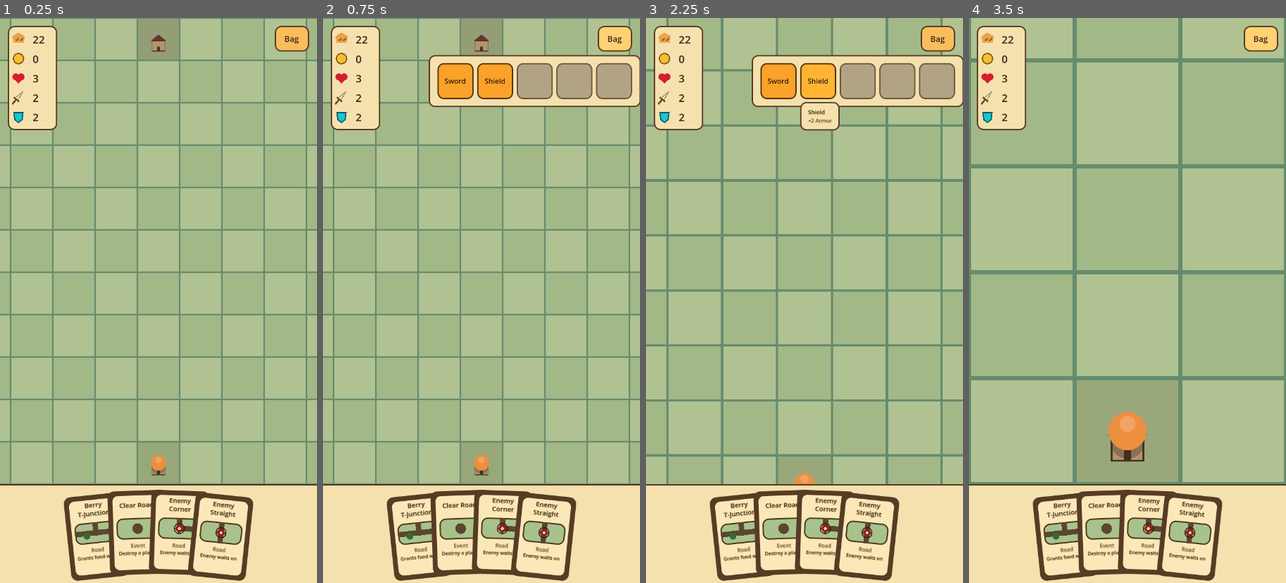
Above: before the commit, frames 1-4 (left to right).
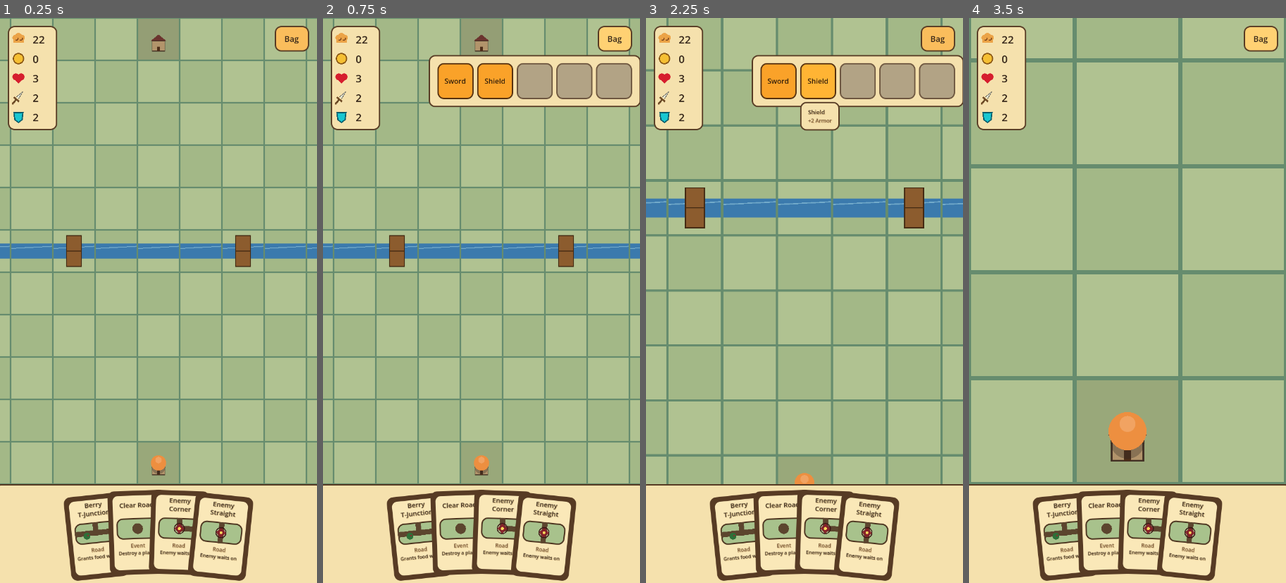
Above: after the commit, the same moments.

Repository: Reicher/The-Road-North
Game: Godot game, scene res://levels/level_002.tscn
The game is run twice, just before and just after one commit, with the same random seed, the same clock (stepped at 60 frames per second) and the same inputs. This scene is started directly instead of the project's main scene.
Inputs:
- Up to frame 1 (0.25 s): no input
- Up to frame 2 (0.75 s): click "Bag" at 0.5 s
- Up to frame 3 (2.25 s): click "Sword" at 1.25 s; click "Shield" at 2 s
- Up to frame 4 (3.5 s): click "Bag" at 2.75 s

The runs differ from the first frame. In frame 1, 2.9% of the frame differs, in the area x 0-100%, y 38-45%; in frame 2, 2.9%; in frame 3, 3.8%, in the area x 0-100%, y 30-38%; in frame 4, nothing differs.

Commit message:
Add fixed map features and shrink level 001

Diff:
--- a/levels/level_001.tscn
+++ b/levels/level_001.tscn
@@ -5,8 +5,12 @@
 [node name="Level" instance=ExtResource("1_f3kdo")]
 
 [node name="Map" parent="." index="0"]
-playable_width = 9
-playable_height = 9
+playable_width = 5
+playable_height = 5
+fixed_features = [{
+"position": Vector2i(2, 2),
+"type": "mountain"
+}]
 
 [node name="Roads" parent="." index="1"]
 seed_start_and_goal = true
--- a/levels/level_002.tscn
+++ b/levels/level_002.tscn
@@ -7,6 +7,40 @@
 [node name="Map" parent="." index="0"]
 playable_width = 11
 playable_height = 11
+fixed_features = [{
+"position": Vector2i(0, 5),
+"type": "river"
+}, {
+"position": Vector2i(1, 5),
+"type": "river"
+}, {
+"position": Vector2i(2, 5),
+"type": "river"
+}, {
+"position": Vector2i(3, 5),
+"type": "bridge"
+}, {
+"position": Vector2i(4, 5),
+"type": "river"
+}, {
+"position": Vector2i(5, 5),
+"type": "river"
+}, {
+"position": Vector2i(6, 5),
+"type": "river"
+}, {
+"position": Vector2i(7, 5),
+"type": "bridge"
+}, {
+"position": Vector2i(8, 5),
+"type": "river"
+}, {
+"position": Vector2i(9, 5),
+"type": "river"
+}, {
+"position": Vector2i(10, 5),
+"type": "river"
+}]
 
 [node name="Roads" parent="." index="1"]
 seed_start_and_goal = true
--- a/scripts/map.gd
+++ b/scripts/map.gd
@@ -21,15 +21,20 @@
 const ENCOUNTER_BERRY_BUSH := "berry_bush"
 const ENCOUNTER_RUINS := "ruins"
 const ENCOUNTER_CACHE := "cache"
+const FEATURE_MOUNTAIN := "mountain"
+const FEATURE_RIVER := "river"
+const FEATURE_BRIDGE := "bridge"
 
 @export_range(1, 64, 1) var playable_width := 9:
 	set(value):
 		playable_width = value
+		_rebuild_fixed_feature_lookup()
 		queue_redraw()
 
 @export_range(1, 64, 1) var playable_height := 9:
 	set(value):
 		playable_height = value
+		_rebuild_fixed_feature_lookup()
 		queue_redraw()
 
 @export_range(16.0, 256.0, 1.0) var tile_size := 96.0:
@@ -37,11 +42,19 @@
 		tile_size = value
 		queue_redraw()
 
+@export var fixed_features: Array[Dictionary] = []:
+	set(value):
+		fixed_features = value
+		_rebuild_fixed_feature_lookup()
+		queue_redraw()
+
 var tiles: Dictionary = {}
+var _fixed_features_by_position: Dictionary = {}
 
 
 func _ready() -> void:
 	set_process_unhandled_input(true)
+	_rebuild_fixed_feature_lookup()
 	queue_redraw()
 
 
@@ -58,6 +71,9 @@
 				tint = Color(0.64, 0.72, 0.53)
 			draw_rect(tile_rect, tint, true)
 
+	for feature in fixed_features:
+		_draw_fixed_feature(feature)
+
 
 func _unhandled_input(event: InputEvent) -> void:
 	if event is InputEventMouseButton and event.button_index == MOUSE_BUTTON_LEFT and event.pressed:
@@ -85,6 +101,20 @@
 
 func clear_tile(grid_position: Vector2i) -> void:
 	tiles.erase(grid_position)
+
+
+func get_fixed_feature(grid_position: Vector2i) -> Dictionary:
+	var feature: Variant = _fixed_features_by_position.get(grid_position, {})
+	if feature is Dictionary:
+		return feature
+	return {}
+
+
+func can_build_on_fixed_feature(grid_position: Vector2i) -> bool:
+	var feature := get_fixed_feature(grid_position)
+	if feature.is_empty():
+		return true
+	return str(feature.get("type", "")) == FEATURE_BRIDGE
 
 
 func get_encounter(grid_position: Vector2i) -> Dictionary:
@@ -121,6 +151,8 @@
 		return false
 	if tiles.has(grid_position):
 		return false
+	if not can_build_on_fixed_feature(grid_position):
+		return false
 
 	for direction_name in DIRECTIONS:
 		var direction: Vector2i = DIRECTIONS.get(direction_name, Vector2i.ZERO) as Vector2i
@@ -132,6 +164,9 @@
 
 		if not is_inside_playable_area(neighbor_position):
 			continue
+
+		if opens_to_neighbor and not can_build_on_fixed_feature(neighbor_position):
+			return false
 
 		var neighbor_tile: Variant = get_tile(neighbor_position)
 		if neighbor_tile == null:
@@ -224,3 +259,72 @@
 		var connections: Dictionary = tile_data.get("connections", tile_data)
 		return connections.get(direction_name, false) == true
 	return false
+
+
+func _rebuild_fixed_feature_lookup() -> void:
+	_fixed_features_by_position.clear()
+	for feature in fixed_features:
+		var grid_position: Vector2i = feature.get("position", Vector2i(-1, -1))
+		if is_inside_playable_area(grid_position):
+			_fixed_features_by_position[grid_position] = feature
+
+
+func _draw_fixed_feature(feature: Dictionary) -> void:
+	var grid_position: Vector2i = feature.get("position", Vector2i(-1, -1))
+	if not is_inside_playable_area(grid_position):
+		return
+
+	var feature_type := str(feature.get("type", ""))
+	var tile_rect := Rect2(grid_to_world(grid_position) - Vector2.ONE * tile_size * 0.5, Vector2.ONE * tile_size).grow(-2.0)
+	if feature_type == FEATURE_MOUNTAIN:
+		_draw_mountain_feature(tile_rect)
+	elif feature_type == FEATURE_RIVER:
+		_draw_river_feature(tile_rect, int(feature.get("rotation_steps", 0)))
+	elif feature_type == FEATURE_BRIDGE:
+		_draw_river_feature(tile_rect, int(feature.get("rotation_steps", 0)))
+		_draw_bridge_feature(tile_rect, int(feature.get("rotation_steps", 0)))
+
+
+func _draw_mountain_feature(tile_rect: Rect2) -> void:
+	var base_y := tile_rect.position.y + tile_rect.size.y * 0.78
+	var peak := Vector2(tile_rect.get_center().x, tile_rect.position.y + tile_rect.size.y * 0.16)
+	var left := Vector2(tile_rect.position.x + tile_rect.size.x * 0.14, base_y)
+	var right := Vector2(tile_rect.end.x - tile_rect.size.x * 0.12, base_y)
+	draw_colored_polygon(PackedVector2Array([left, peak, right]), Color(0.42, 0.43, 0.39))
+	draw_colored_polygon(PackedVector2Array([
+		peak,
+		Vector2(tile_rect.get_center().x - tile_rect.size.x * 0.10, tile_rect.position.y + tile_rect.size.y * 0.38),
+		Vector2(tile_rect.get_center().x + tile_rect.size.x * 0.10, tile_rect.position.y + tile_rect.size.y * 0.38),
+	]), Color(0.82, 0.84, 0.78))
+	draw_line(left, peak, Color(0.25, 0.26, 0.24), 2.0)
+	draw_line(peak, right, Color(0.25, 0.26, 0.24), 2.0)
+
+
+func _draw_river_feature(tile_rect: Rect2, rotation_steps: int) -> void:
+	var horizontal := posmod(rotation_steps, 2) == 0
+	var water_color := Color(0.23, 0.48, 0.68)
+	var light_color := Color(0.52, 0.73, 0.83, 0.75)
+	if horizontal:
+		var river_rect := Rect2(Vector2(tile_rect.position.x, tile_rect.get_center().y - tile_rect.size.y * 0.18), Vector2(tile_rect.size.x, tile_rect.size.y * 0.36))
+		draw_rect(river_rect, water_color, true)
+		draw_line(river_rect.position + Vector2(0.0, river_rect.size.y * 0.32), river_rect.position + Vector2(river_rect.size.x, river_rect.size.y * 0.18), light_color, 2.0)
+	else:
+		var river_rect := Rect2(Vector2(tile_rect.get_center().x - tile_rect.size.x * 0.18, tile_rect.position.y), Vector2(tile_rect.size.x * 0.36, tile_rect.size.y))
+		draw_rect(river_rect, water_color, true)
+		draw_line(river_rect.position + Vector2(river_rect.size.x * 0.30, 0.0), river_rect.position + Vector2(river_rect.size.x * 0.18, river_rect.size.y), light_color, 2.0)
+
+
+func _draw_bridge_feature(tile_rect: Rect2, rotation_steps: int) -> void:
+	var horizontal_river := posmod(rotation_steps, 2) == 0
+	var plank_color := Color(0.55, 0.36, 0.18)
+	var edge_color := Color(0.27, 0.17, 0.08)
+	if horizontal_river:
+		var bridge_rect := Rect2(Vector2(tile_rect.get_center().x - tile_rect.size.x * 0.18, tile_rect.position.y + tile_rect.size.y * 0.12), Vector2(tile_rect.size.x * 0.36, tile_rect.size.y * 0.76))
+		draw_rect(bridge_rect, plank_color, true)
+		draw_rect(bridge_rect, edge_color, false, 2.0)
+		draw_line(Vector2(bridge_rect.position.x, bridge_rect.get_center().y), Vector2(bridge_rect.end.x, bridge_rect.get_center().y), edge_color, 1.5)
+	else:
+		var bridge_rect := Rect2(Vector2(tile_rect.position.x + tile_rect.size.x * 0.12, tile_rect.get_center().y - tile_rect.size.y * 0.18), Vector2(tile_rect.size.x * 0.76, tile_rect.size.y * 0.36))
+		draw_rect(bridge_rect, plank_color, true)
+		draw_rect(bridge_rect, edge_color, false, 2.0)
+		draw_line(Vector2(bridge_rect.get_center().x, bridge_rect.position.y), Vector2(bridge_rect.get_center().x, bridge_rect.end.y), edge_color, 1.5)
--- a/tests/test_level_progression.gd
+++ b/tests/test_level_progression.gd
@@ -17,7 +17,7 @@
 	var first_player := first_level.get_node("Player") as GamePlayer
 	var first_screen := first_level.get_node("UI/GameOver") as GameOverUI
 	var first_hand := first_level.get_node("UI/Hand") as HandUI
-	_assert(first_map.playable_width == 9 and first_map.playable_height == 9, "Expected the game to start on the 9x9 level")
+	_assert(first_map.playable_width == 5 and first_map.playable_height == 5, "Expected the game to start on the 5x5 level")
 
 	first_player.grid_position = first_map.get_goal_position()
 	_assert(first_player.call("_check_run_won"), "Expected reaching the first goal to complete the level")
@@ -61,7 +61,7 @@
 	await process_frame
 
 	var restarted_map := main.get_node("Level/Map") as GameMap
-	_assert(restarted_map.playable_width == 9 and restarted_map.playable_height == 9, "Expected Restart game to return to the first level")
+	_assert(restarted_map.playable_width == 5 and restarted_map.playable_height == 5, "Expected Restart game to return to the first level")
 
 	quit()
 
--- a/tests/test_level_scene.gd
+++ b/tests/test_level_scene.gd
@@ -31,7 +31,10 @@
 	_assert(inventory != null, "Expected level scene to include InventoryUI")
 	_assert(inventory.get_index() > loot.get_index(), "Expected inventory to sit above loot for backpack interaction")
 	_assert(player.loot_ui_path == NodePath("../UI/Loot"), "Expected player to connect to LootUI")
-	_assert(map.playable_width == 9 and map.playable_height == 9, "Expected level 001 to configure a 9x9 map")
+	_assert(map.playable_width == 5 and map.playable_height == 5, "Expected level 001 to configure a 5x5 map")
+	_assert(map.fixed_features.size() == 1, "Expected level 001 to include one fixed mountain feature")
+	_assert(map.get_fixed_feature(Vector2i(2, 2))["type"] == GameMap.FEATURE_MOUNTAIN, "Expected level 001 mountain to sit in the map center")
+	_assert(not map.can_place_tile(Vector2i(2, 2), {}), "Expected level 001 fixed mountain to block road placement")
 	_assert(roads.seed_start_and_goal, "Expected level 001 to seed start and goal tiles")
 	_assert(roads.start_definition.get("visual_identity") == "house", "Expected start tile to use simple house visuals")
 	_assert(roads.goal_definition.get("visual_identity") == "house", "Expected goal tile to use simple house visuals")
@@ -53,6 +56,10 @@
 	var second_map := level_002.get_node("Map") as GameMap
 	var second_deck_controller := level_002.get_node("DeckController") as DeckController
 	_assert(second_map.playable_width == 11 and second_map.playable_height == 11, "Expected level 002 to configure an 11x11 map")
+	_assert(second_map.get_fixed_feature(Vector2i(5, 5))["type"] == GameMap.FEATURE_RIVER, "Expected level 002 to include a horizontal river")
+	_assert(second_map.get_fixed_feature(Vector2i(3, 5))["type"] == GameMap.FEATURE_BRIDGE, "Expected level 002 river to include bridge crossings")
+	_assert(not second_map.can_place_tile(Vector2i(5, 5), {}), "Expected river fixed features to block road placement")
+	_assert(second_map.can_place_tile(Vector2i(3, 5), {}), "Expected bridge fixed features to allow road placement")
 	_assert(second_deck_controller.hand_size == 4, "Expected level 002 to configure a four-card hand")
 
 	quit()
--- a/tests/test_roads.gd
+++ b/tests/test_roads.gd
@@ -32,6 +32,19 @@
 	_assert(not roads.place_tile(Vector2i(5, 4), STRAIGHT, 1), "Expected invalid east/west mismatch to be rejected")
 	_assert(not roads.place_tile(Vector2i(0, 0), STRAIGHT, 0), "Expected road opening outside map to be rejected")
 	_assert(not roads.place_tile(Vector2i(4, 4), CORNER, 0), "Expected occupied tile placement to be rejected")
+	var fixed_features: Array[Dictionary] = [
+		{"position": Vector2i(6, 4), "type": GameMap.FEATURE_MOUNTAIN},
+		{"position": Vector2i(6, 5), "type": GameMap.FEATURE_RIVER},
+		{"position": Vector2i(6, 6), "type": GameMap.FEATURE_BRIDGE},
+		{"position": Vector2i(8, 6), "type": GameMap.FEATURE_BRIDGE},
+	]
+	map.fixed_features = fixed_features
+	_assert(map.get_fixed_feature(Vector2i(6, 4))["type"] == GameMap.FEATURE_MOUNTAIN, "Expected map to expose fixed world features by position")
+	_assert(not roads.place_tile(Vector2i(6, 4), STRAIGHT, 0), "Expected mountain fixed features to block road placement")
+	_assert(not roads.place_tile(Vector2i(5, 4), STRAIGHT, 1), "Expected roads pointing into mountains to be rejected")
+	_assert(not roads.place_tile(Vector2i(5, 5), STRAIGHT, 1), "Expected roads pointing into rivers to be rejected")
+	_assert(roads.place_tile(Vector2i(5, 6), STRAIGHT, 1), "Expected roads pointing into bridges to be allowed")
+	_assert(roads.place_tile(Vector2i(8, 6), STRAIGHT, 0), "Expected bridge fixed features to allow road placement")
 
 	roads.force_place_tile(Vector2i(4, 8), T_JUNCTION, 0)
 	roads.force_place_tile(Vector2i(4, 0), T_JUNCTION, 2)
